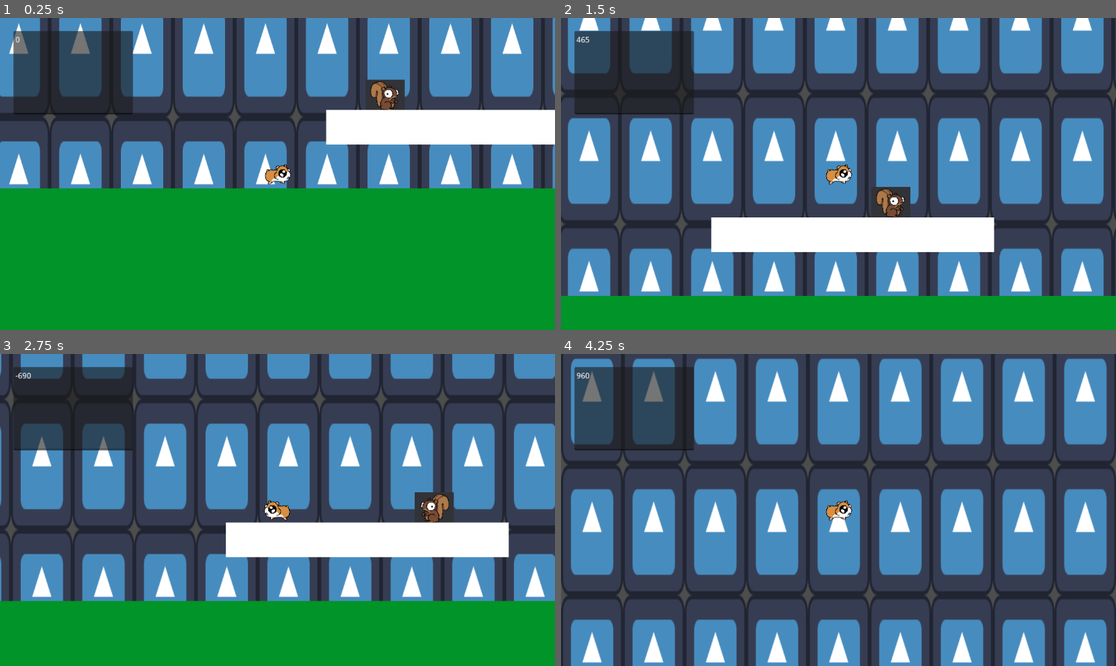
Above: before the commit, frames 1-4 (two rows, left to right).
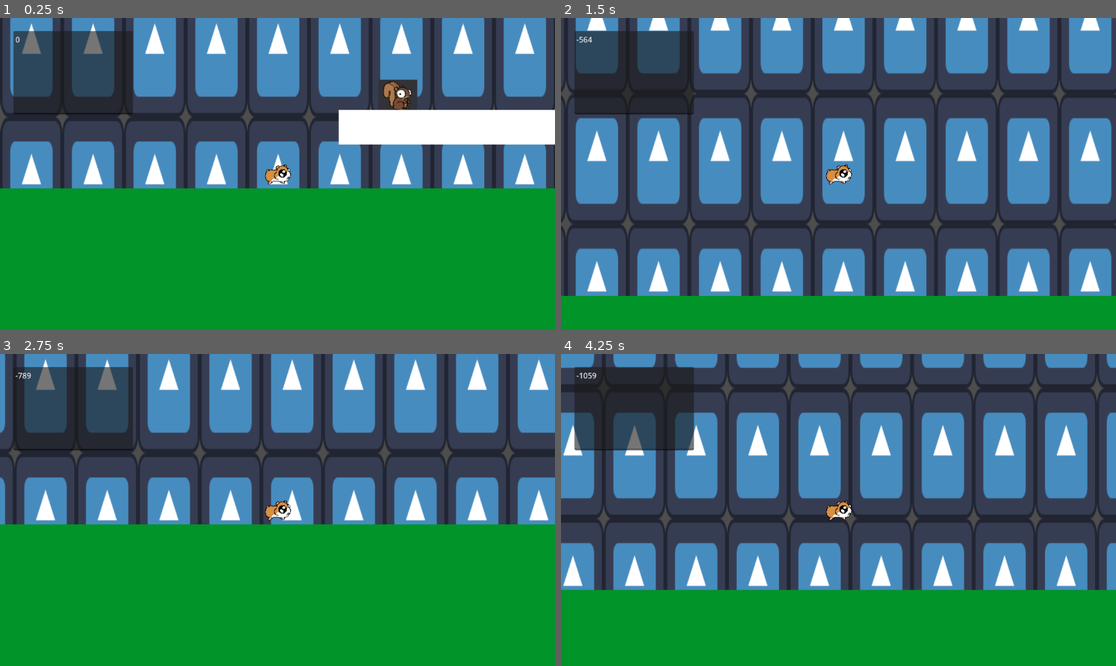
Above: after the commit, the same moments.

Repository: AdrWTHeck/Hamster-game
Game: Godot game, scene res://Scenes/movement_test.tscn
Two runs of this game, one before a commit and one after it. Both use one fixed random seed, a clock stepped at 60 frames per second and the inputs below. The engine's default icon, where the game draws it, is replaced by a stand-in: a white triangle on a blue panel in a dark square.
Inputs:
- Up to frame 1 (0.25 s): no input
- Up to frame 2 (1.5 s): tap Enter (ui_accept) at 0.5, 0.77 s; hold Right (ui_right) from 0.53 s (still down)
- Up to frame 3 (2.75 s): tap Enter (ui_accept) at 1.52 s; release Right (ui_right) at 2.03 s; hold Left (ui_left) from 2.03 s (still down)
- Up to frame 4 (4.25 s): release Left (ui_left) at 2.78 s; hold Right (ui_right) from 2.78 s (still down); tap Enter (ui_accept) at 3.02, 3.77 s

The runs differ from the first frame. In frame 1, 25% of the frame differs, in the area x 0-100%, y 0-55%; in frame 2, 37%; in frame 3, 58%; in frame 4, 80%, in the area x 0-100%, y 0-100%.

Commit message:
I figured out when you keep your speed when changing direction
When the velocity.x shows 0 and you change direction, it will retain the velocity. The code I implemented onto the player character shows that this works.

Diff:
--- a/Scenes/enemy_test.tscn
+++ b/Scenes/enemy_test.tscn
@@ -6,9 +6,10 @@
 [sub_resource type="RectangleShape2D" id="RectangleShape2D_0jldo"]
 size = Vector2(82, 67)
 
+[sub_resource type="RectangleShape2D" id="RectangleShape2D_t67ic"]
+size = Vector2(164, 53)
+
 [node name="Enemy_test" type="CharacterBody2D"]
-collision_layer = 2
-collision_mask = 2
 script = ExtResource("1_inqqj")
 
 [node name="Sprite2D" type="Sprite2D" parent="."]
@@ -23,3 +24,12 @@
 [node name="RayCast2D" type="RayCast2D" parent="."]
 position = Vector2(60, 3)
 target_position = Vector2(0, 100)
+
+[node name="RayCast2D2" type="RayCast2D" parent="."]
+target_position = Vector2(84, 0)
+
+[node name="Area2D" type="Area2D" parent="."]
+
+[node name="CollisionShape2D" type="CollisionShape2D" parent="Area2D"]
+position = Vector2(123, 2.5)
+shape = SubResource("RectangleShape2D_t67ic")
--- a/Scenes/movement_test.tscn
+++ b/Scenes/movement_test.tscn
@@ -5,7 +5,7 @@
 [ext_resource type="PackedScene" uid="uid://c7fcg4ysegjot" path="res://Scenes/enemy_test.tscn" id="2_l563d"]
 
 [sub_resource type="RectangleShape2D" id="RectangleShape2D_yahqm"]
-size = Vector2(245632, 15513)
+size = Vector2(268604, 15513)
 
 [sub_resource type="RectangleShape2D" id="RectangleShape2D_lwrch"]
 size = Vector2(583, 60)
@@ -20,17 +20,15 @@
 polygon = PackedVector2Array(184810, 11167.9, 142954, -14596.4, -91926, -18527.6, -87318, 9534.99)
 
 [node name="StaticBody2D" type="StaticBody2D" parent="."]
-collision_layer = 7
-collision_mask = 7
 
 [node name="CollisionShape2D" type="CollisionShape2D" parent="StaticBody2D"]
-position = Vector2(48516, 7757.5)
+position = Vector2(37030, 7757.5)
 shape = SubResource("RectangleShape2D_yahqm")
 
 [node name="ColorRect" type="ColorRect" parent="StaticBody2D"]
 offset_left = -96902.0
 offset_top = 1.0
-offset_right = 96937.0
+offset_right = 171177.0
 offset_bottom = 22195.0
 color = Color(0, 0.580392, 0.160784, 1)
 
@@ -50,8 +48,6 @@
 position = Vector2(173, -221)
 
 [node name="StaticBody2D2" type="StaticBody2D" parent="."]
-collision_layer = 7
-collision_mask = 7
 
 [node name="CollisionShape2D" type="CollisionShape2D" parent="StaticBody2D2"]
 position = Vector2(396.5, -128)
--- a/Scripts/enemy_test.gd
+++ b/Scripts/enemy_test.gd
@@ -9,8 +9,13 @@
 
 # Get the gravity from the project settings to be synced with RigidBody nodes.
 var gravity = ProjectSettings.get_setting("physics/2d/default_gravity")
+
+
 func _ready():
 	$RayCast2D.enabled = true
+	$RayCast2D2.enabled = true
+
+
 func _physics_process(delta):
 	# Add the gravity.
 	if not is_on_floor():
--- a/Scripts/playertest.gd
+++ b/Scripts/playertest.gd
@@ -2,7 +2,7 @@
 
 const JUMP_VELOCITY = -700.0
 const FRICTION = 100.0  # Friction rate
-const MAX_SPEED = 1200.0  # Maximum speed (2 times the initial speed)
+const MAX_SPEED = 1200.0  # Maximum speed (4 times the initial speed)
 const ACCELERATION_TIME = 5.0  # Time to reach MAX_SPEED in seconds
 
 # Get the gravity from the project settings to be synced with RigidBody nodes.
@@ -11,12 +11,24 @@
 var speed = 300.0  # Initial speed
 var is_accelerating = false  # Flag to track acceleration
 var acceleration_timer = 0.0  # Timer for acceleration
+
 @onready var show_velocity = $ShowVelocity #This is the text edit box
+@onready var enemy_test = $"../Enemy_test"
+
 
 
 func _physics_process(delta):
+
+
 	show_velocity.text = str(velocity.x) #Displays current velocity
-	print(velocity.x)
+
+	#Displays current velocity in output below when velocity.x is not showing 0
+	if velocity.x != 0:
+		print(velocity.x)
+
+
+
+
 	# Add the gravity.
 	if not is_on_floor():
 		velocity.y += gravity * delta
@@ -25,27 +37,40 @@
 	if Input.is_action_just_pressed("ui_accept") and is_on_floor():
 		velocity.y = JUMP_VELOCITY
 
+# !!! currently put as a comment to test a bug !!!!!!!!!!!!!!!!!!!!!!!!!!!!!!!!!!!!!!!!!!!!!!!!!!!!
 	# Get the input direction and handle movement/deceleration.
-	var direction = Input.get_axis("ui_left", "ui_right")
-	if Input.is_action_pressed("ui_left"):
-		$Sprite2D.scale.x = -1
-	if Input.is_action_pressed("ui_right"):
-		$Sprite2D.scale.x = 1
+	#var direction = Input.get_axis("ui_left", "ui_right")
+	#if Input.is_action_pressed("ui_left"):
+		#$Sprite2D.scale.x = -1
+	#if Input.is_action_pressed("ui_right"):
+		#$Sprite2D.scale.x = 1
 
-	# Apply acceleration
-	if direction != 0:
+	# Makes the character start moving right
+	var direction = Vector2(-1,0)
+
+	# Makes the charcter turn around when the velocity.x shows 0.
+	# This proves that you keep the speed when the velocity.x shows 0
+	if show_velocity.text == "0":
+		direction = -direction
+
+	# Made direction into direction.x make sure to change this after done test bug
+	 #Apply acceleration
+	if direction.x != 0:
 		if not is_accelerating:
 			speed = 300.0  # Reset speed when starting acceleration
 			is_accelerating = true
 			acceleration_timer = 0.0  # Reset acceleration timer
 
-		velocity.x = direction * speed
+	# Made direction into direction.x make sure to change this after done test bug
+		velocity.x = direction.x * speed
 		acceleration_timer += delta
 		if acceleration_timer <= ACCELERATION_TIME:
 			# Calculate speed increase based on time elapsed
 			speed = 300.0 + (MAX_SPEED - 300.0) * (acceleration_timer / ACCELERATION_TIME)
 		else:
-			speed = MAX_SPEED  # Cap speed at MAX_SPEED
+			speed = MAX_SPEED # Cap speed at MAX_SPEED
+
+
 
 	else:
 		# Apply friction
Not shown: 1 places in Scenes/enemy_test.tscn that only renumber resources
